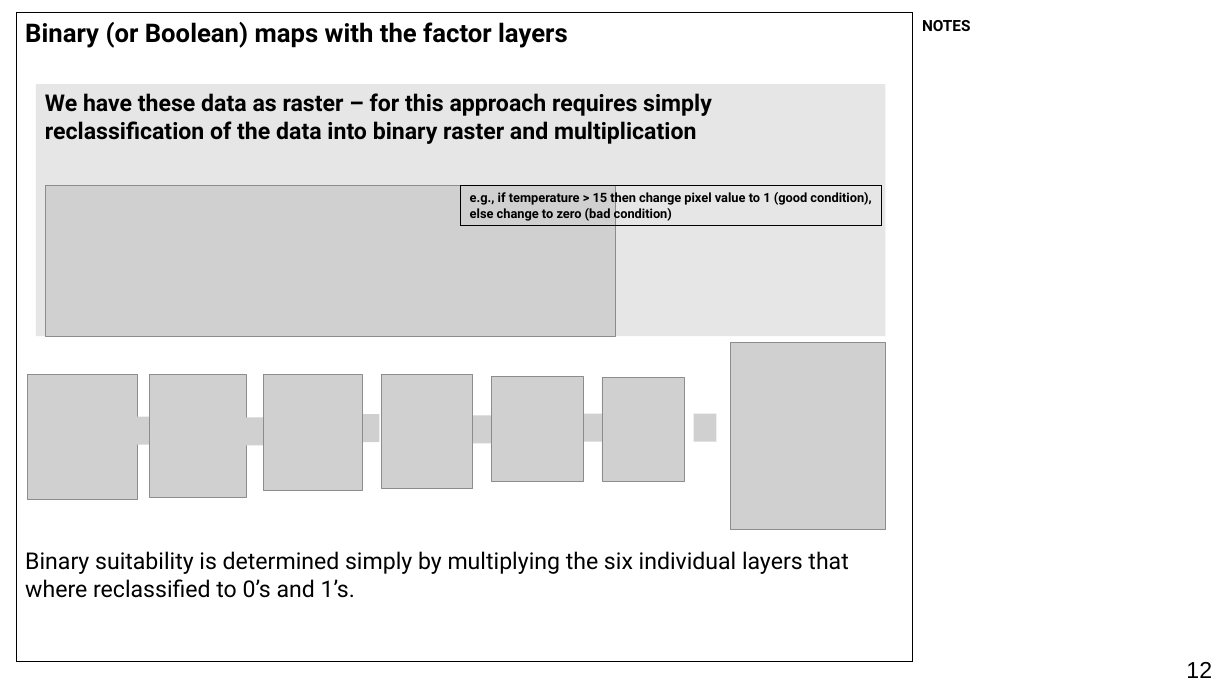
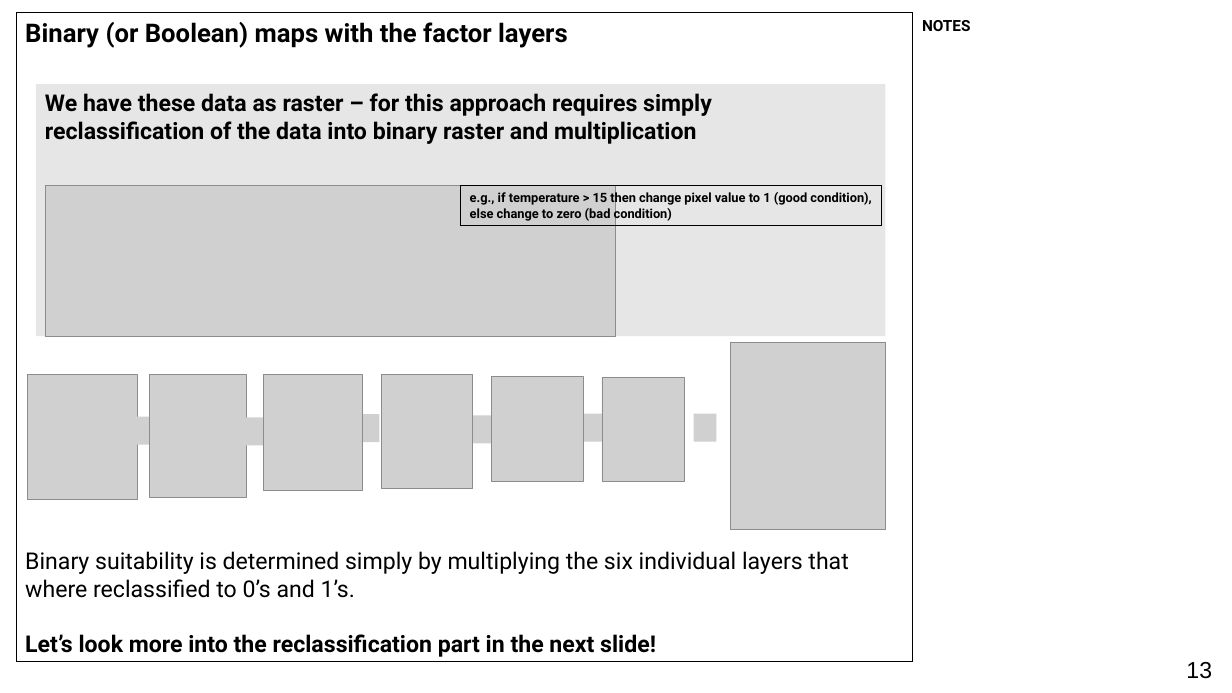
Before and after one commit to UCLPG-MSC-SGDS/GEOG0114, a slide deck: slide 13 of Lecture_notes_powerpoint/Week 4 Lecture Notes - Analytical Hierarchy Process.pptx (slide 12 before the commit). Drawn at 1232x693 pixels with LibreOffice and Linux fonts; fonts in the diff are those of the drawing; grey boxes stand for pictures. Boxes give left, top, right and bottom in pixels: in the first picture for what was removed or moved away, otherwise in the second. Text is boxed around its words. In the diff, an @@ line names an element or a change of style, - is before the commit and + after.

```diff
--- a/Lecture_notes_powerpoint/Week 4 Lecture Notes - Analytical Hierarchy Process.pptx
+++ b/Lecture_notes_powerpoint/Week 4 Lecture Notes - Analytical Hierarchy Process.pptx
@@ text at (25, 634, 656, 657): paragraph added @@
+Let’s look more into the reclassification part in the next slide!
@@ page number at (1186, 662, 1212, 679): text changed @@
-12
+13
```
Also in this commit, not shown: 9 other slides changed, 3 slides added, 3 other files.
